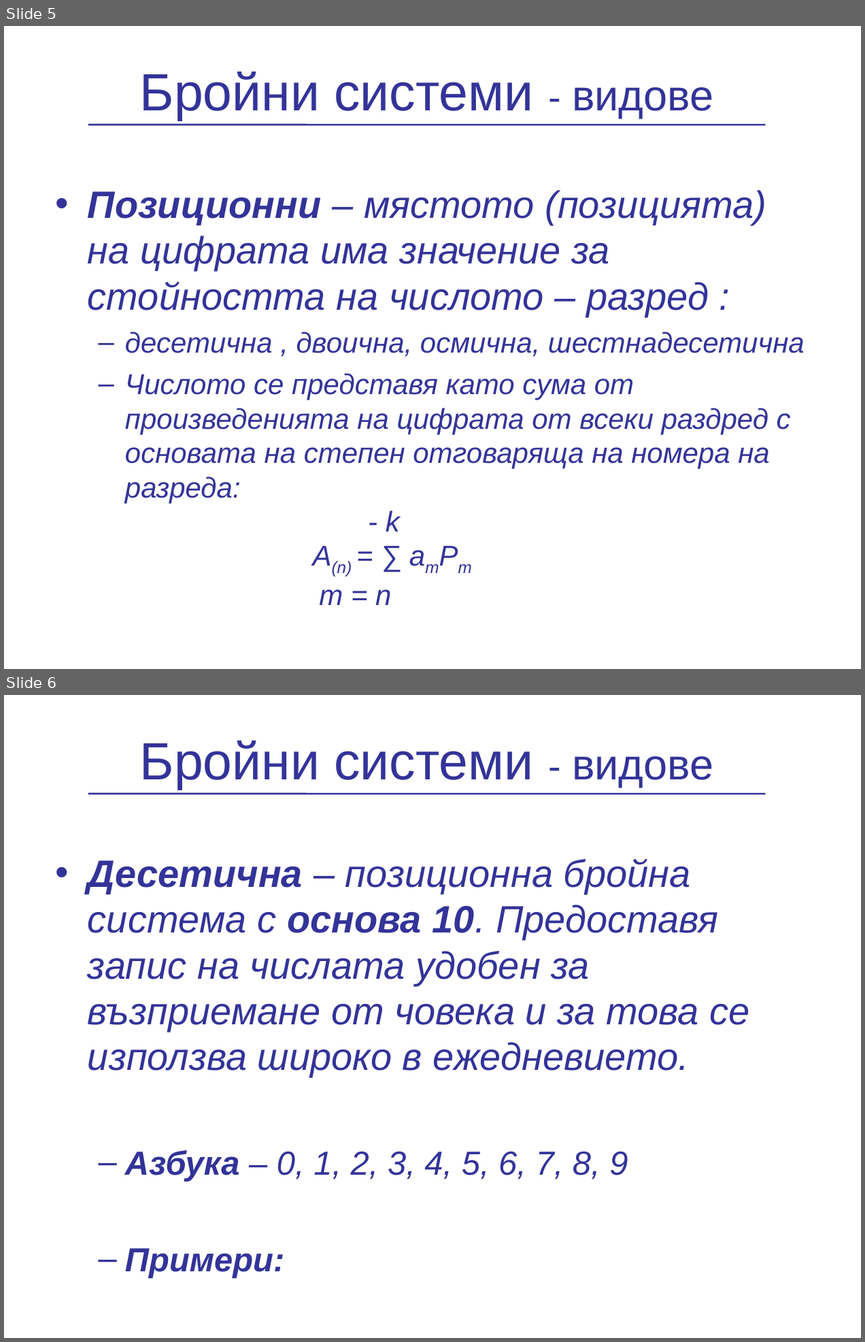
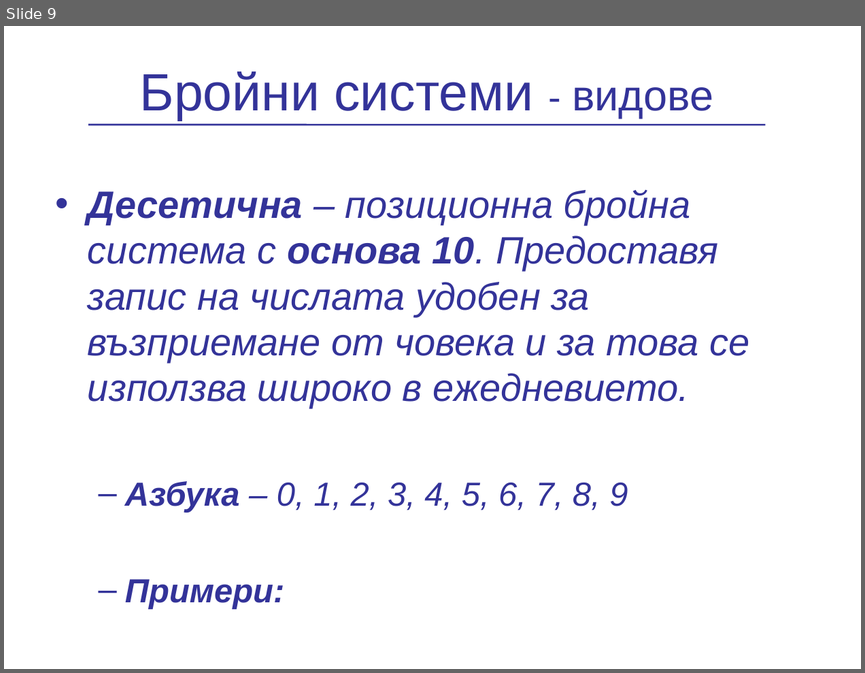
Before and after one commit to vpeevski/academy, a slide deck: Presentations/NumericalSystems/PredstavqneNaChislata.ppt. Shown one above the other, each under a label of ours: slides 5 and 6 before the commit, slide 9 after it. The pictures are 865x1342 and 865x673 pixels, drawn with LibreOffice and Linux fonts; fonts in the diff are those of the drawing; background and template pictures are left out. Boxes give left, top, right and bottom in pixels: in the first picture for what was removed or moved away, otherwise in the second. Text is boxed around its words. In the diff, an @@ line names an element or a change of style, - is before the commit and + after.

```diff
--- a/Presentations/NumericalSystems/PredstavqneNaChislata.ppt
+++ b/Presentations/NumericalSystems/PredstavqneNaChislata.ppt
@@ slide 5 removed at [4, 26, 861, 669], background picture (left out) @@
@@ title removed at [140, 72, 713, 121] @@
-Бройни системи - видове
@@ line removed from (88, 125) to (765, 125) @@
@@ text removed at [88, 190, 804, 605] @@
-• Позиционни – мястото (позицията) на цифрата има значение за стойността на числото – разред :
-  – десетична , двоична, осмична, шестнадесетична
-  – Числото се представя като сума от произведенията на цифрата от всеки раздред с основата на степен отговаряща на номера на разреда:
-  - k
-  A(n) = ∑ amPm
-  m = n
@@ what was slide 6 is now slide 9 @@
```
Also in this commit, not shown: 8 slides added, 4 other slides removed, 1 other file.
